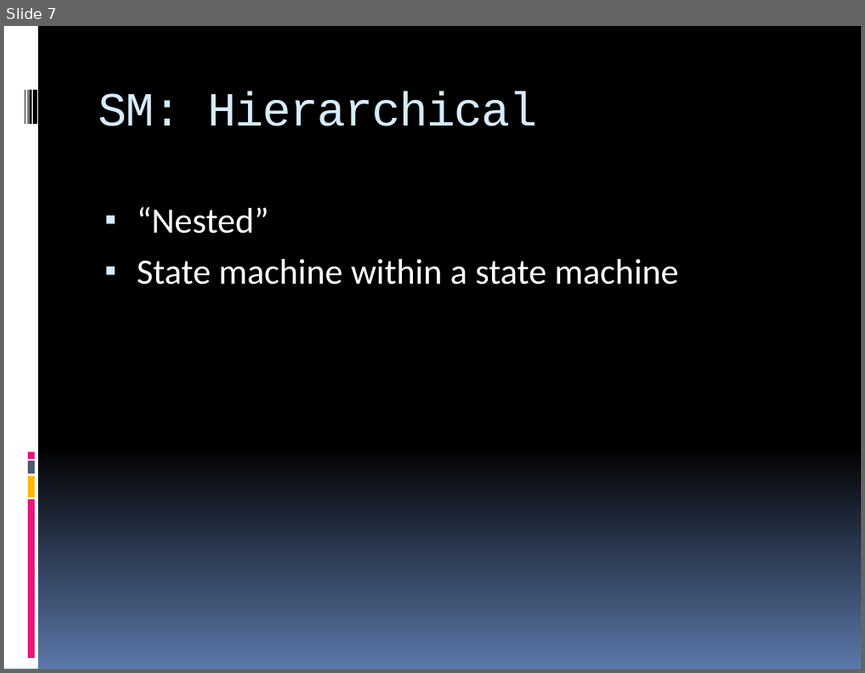
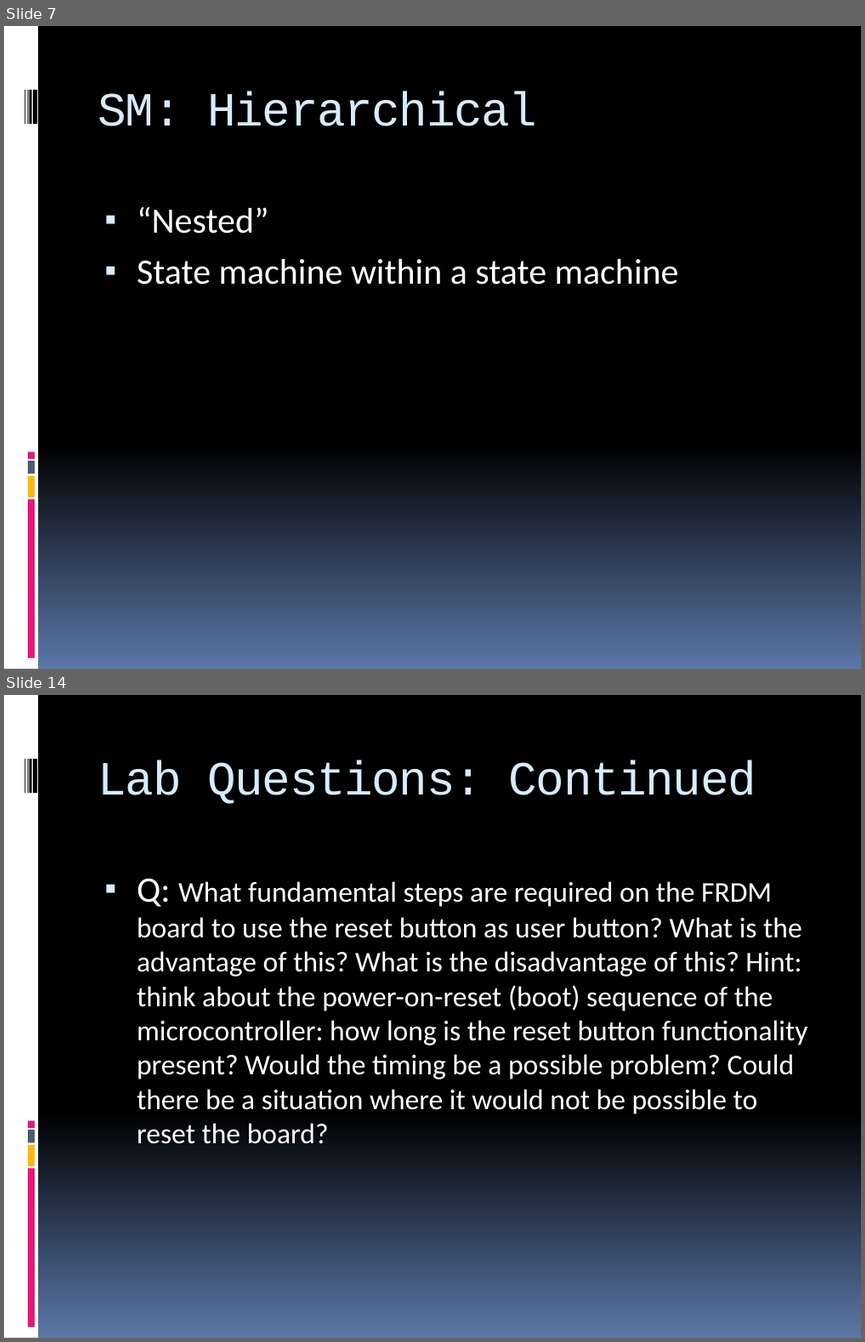
Before and after one commit to Kiefer602/MyTeam, a slide deck: Projects/recap/week5a_recap.pptx. Shown one above the other, each under a label of ours: slide 7 before the commit, slides 7 and 14 after it; the slides between them are not shown. The pictures are 865x673 and 865x1342 pixels, drawn with LibreOffice and Linux fonts; fonts in the diff are those of the drawing. Boxes give left, top, right and bottom in pixels: in the first picture for what was removed or moved away, otherwise in the second. Text is boxed around its words. In the diff, an @@ line names an element or a change of style, - is before the commit and + after.

```diff
--- a/Projects/recap/week5a_recap.pptx
+++ b/Projects/recap/week5a_recap.pptx
@@ slide 14 added at [4, 695, 861, 1338], background gradient #000000 to #5B77A8; not listed: 9 template elements that a slide beside it also shows @@
@@ title added at [98, 760, 756, 804], 40 pt, text #D6ECFF @@
+Lab Questions: Continued
@@ text added at [137, 878, 808, 1144], 24 pt, text #FFFFFF @@
+▪ Q: What fundamental steps are required on the FRDM board to use the reset button as user button? What is the advantage of this? What is the disadvantage of this? Hint: think about the power-on-reset (boot) sequence of the microcontroller: how long is the reset button functionality present? Would the timing be a possible problem? Could there be a situation where it would not be possible to reset the board?
```
Also in this commit, not shown: 6 other slides added, 1 slide removed.
